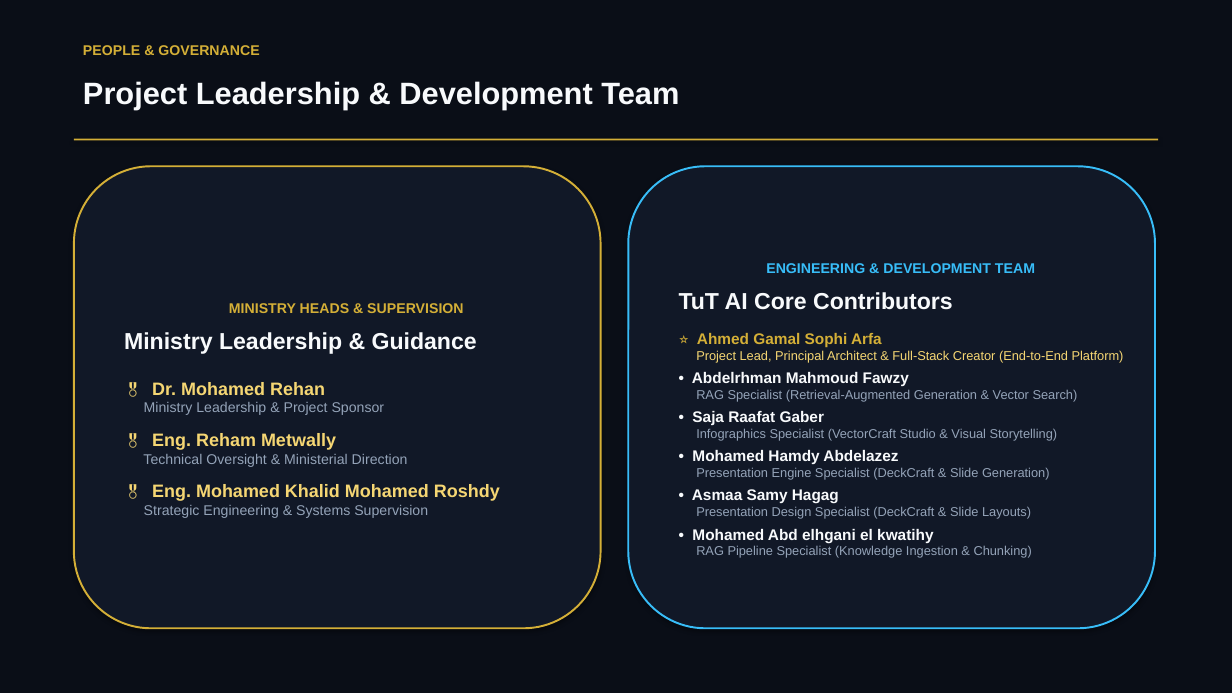
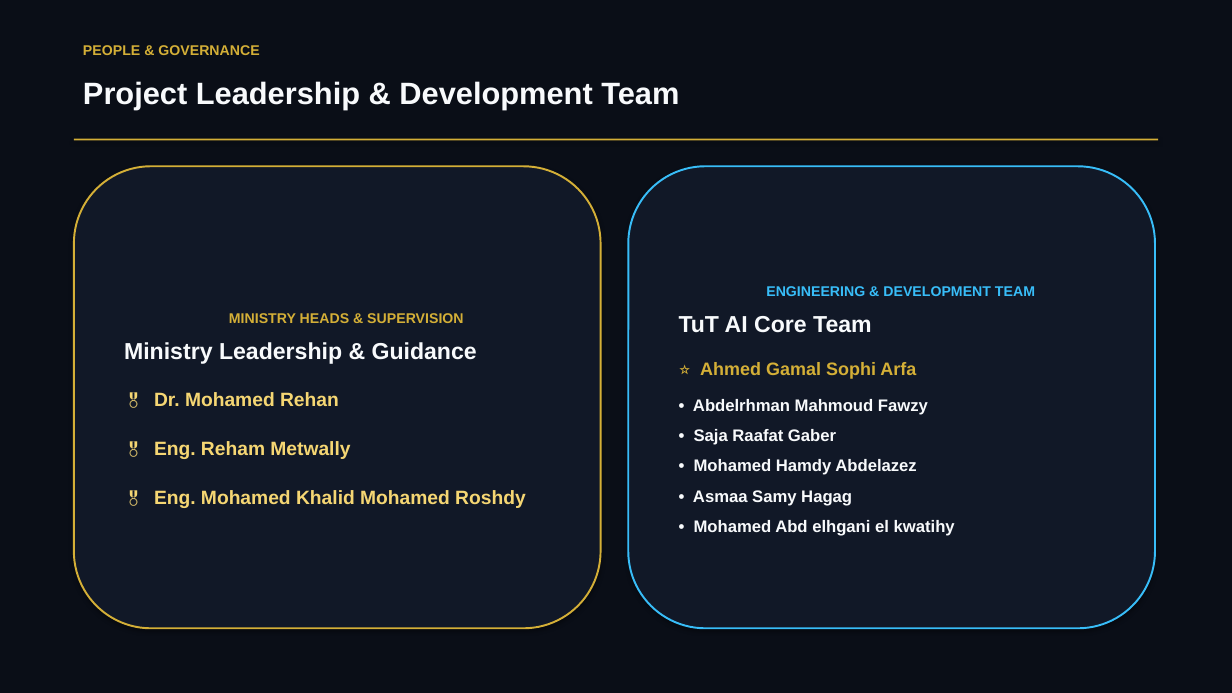
Before and after one commit to AhmdArFa/MCIT-AI-Workspace, a slide deck: slide 11 of docs/TuT_AI_Marketing_Pitch_Deck.pptx. Drawn at 1232x693 pixels with LibreOffice and Linux fonts; fonts in the diff are those of the drawing. Boxes give left, top, right and bottom in pixels: in the first picture for what was removed or moved away, otherwise in the second. Text is boxed around its words. In the diff, an @@ line names an element or a change of style, - is before the commit and + after.

Commit message:
feat(pitch): simplify development journey into 4 phases and clean team presentation slide

```diff
--- a/docs/TuT_AI_Marketing_Pitch_Deck.pptx
+++ b/docs/TuT_AI_Marketing_Pitch_Deck.pptx
@@ text in rounded rectangle at [679,316,872,333]: text changed @@
-TuT AI Core Contributors
+TuT AI Core Team
@@ text in rounded rectangle at [696,350,1124,363]: paragraph removed @@
-Project Lead, Principal Architect & Full-Stack Creator (End-to-End Platform)
@@ text in rounded rectangle at [693,362,955,536]: size 12 to 14 pt in "⭐ Ahmed Gamal Sophi Arfa"; size 12 to 13 pt in "• Abdelrhman Mahmoud Fawzy", "• Saja Raafat Gaber", "• Mohamed Hamdy Abdelazez", "• Asmaa Samy Hagag" and 1 more places; more space between paragraphs @@
@@ text in rounded rectangle at [696,389,1078,402]: paragraph removed @@
-RAG Specialist (Retrieval-Augmented Generation & Vector Search)
@@ text in rounded rectangle at [144,402,385,415]: paragraph removed @@
-Ministry Leadership & Project Sponsor
@@ text in rounded rectangle at [154,392,526,508]: size 14 to 15 pt in "🎖️ Dr. Mohamed Rehan", "🎖️ Eng. Reham Metwally", "🎖️ Eng. Mohamed Khalid Mohamed Roshdy"; more space between paragraphs @@
@@ text in rounded rectangle at [696,428,1058,441]: paragraph removed @@
-Infographics Specialist (VectorCraft Studio & Visual Storytelling)
@@ text in rounded rectangle at [143,454,408,467]: paragraph removed @@
-Technical Oversight & Ministerial Direction
@@ text in rounded rectangle at [696,467,1050,480]: paragraph removed @@
-Presentation Engine Specialist (DeckCraft & Slide Generation)
@@ text in rounded rectangle at [144,505,428,518]: paragraph removed @@
-Strategic Engineering & Systems Supervision
@@ text in rounded rectangle at [696,506,1031,519]: paragraph removed @@
-Presentation Design Specialist (DeckCraft & Slide Layouts)
@@ text in rounded rectangle at [696,545,1032,558]: paragraph removed @@
-RAG Pipeline Specialist (Knowledge Ingestion & Chunking)
```
Also in this commit, not shown: 1 slide added, 1 slide removed, 1 other file.
